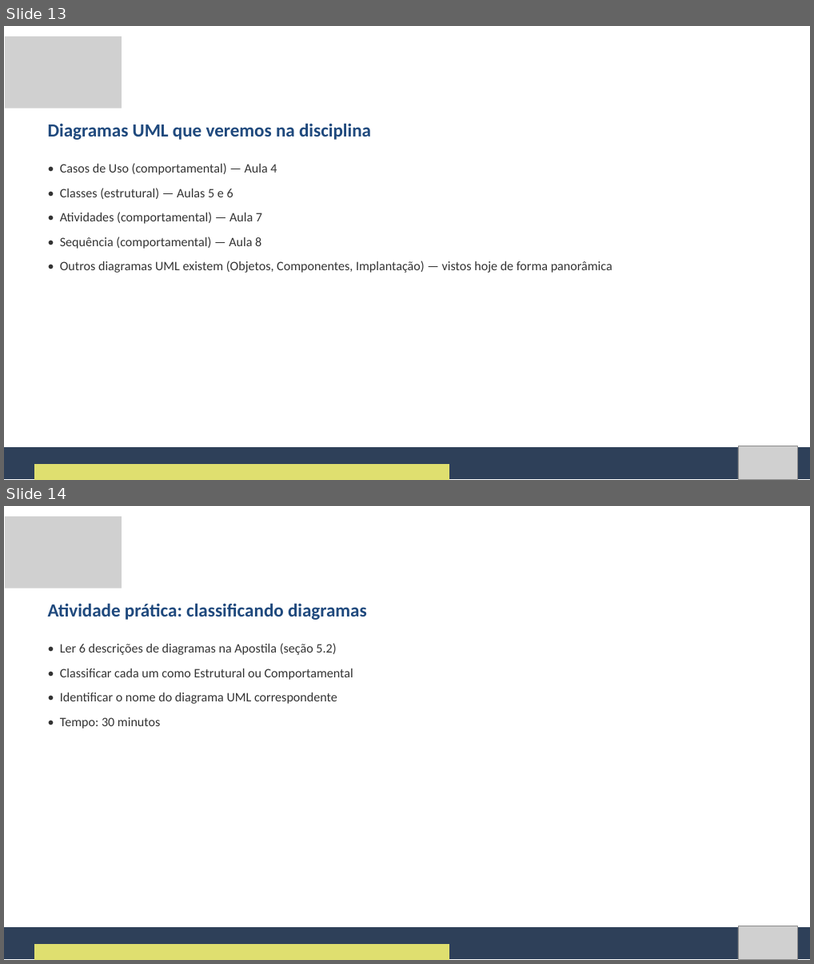
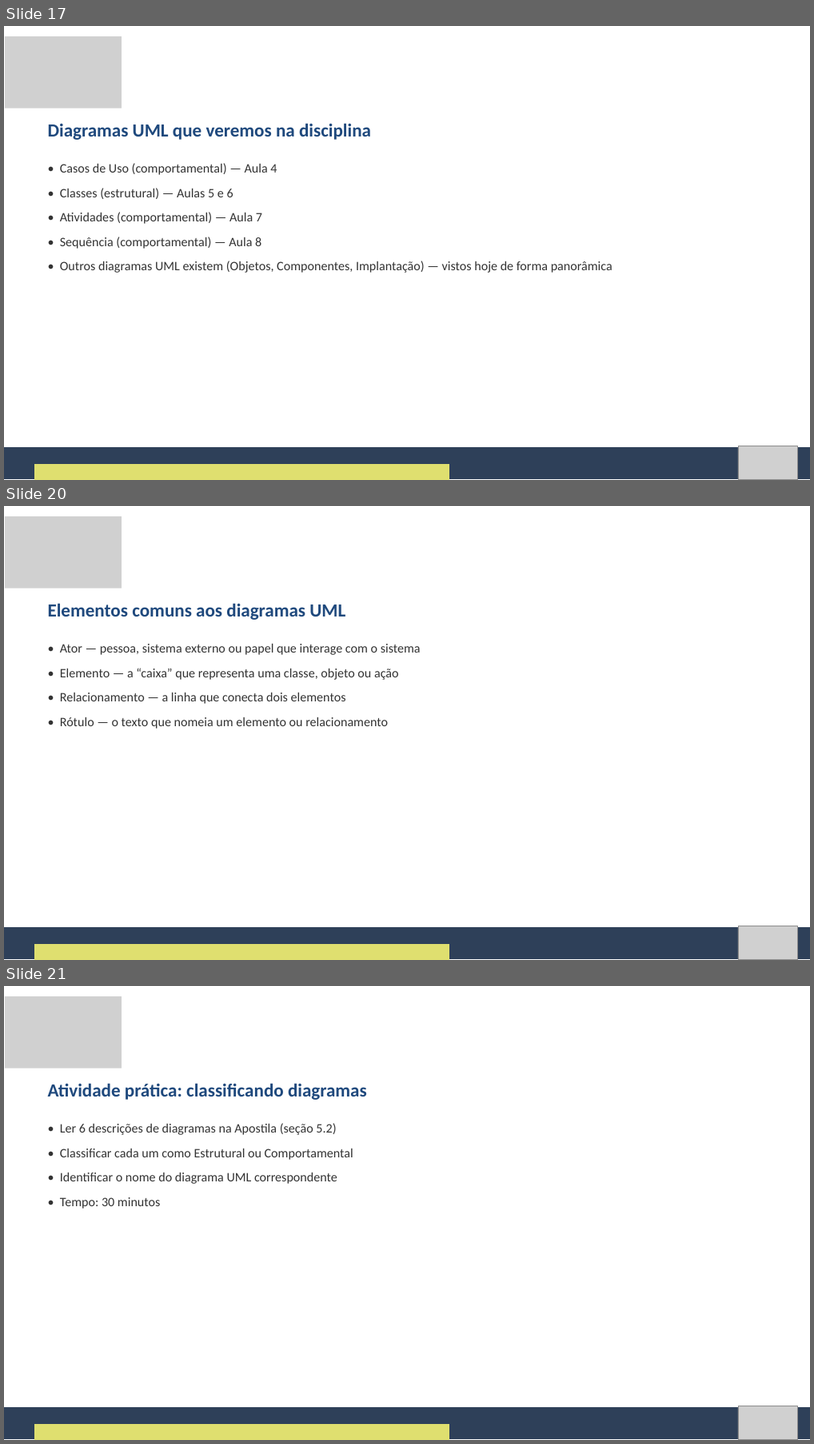
Before and after one commit to Natan20/Curso-Modelagem-De-Sistemas-Material, a slide deck: Aula 03 - 11-09-2026/Aula 3 - Slides.pptx. Shown one above the other, each under a label of ours: slides 13 and 14 before the commit, slides 17, 20 and 21 after it; the slides between them are not shown. The pictures are 814x964 and 814x1444 pixels, drawn with LibreOffice and Linux fonts; fonts in the diff are those of the drawing; grey boxes stand for pictures. Boxes give left, top, right and bottom in pixels: in the first picture for what was removed or moved away, otherwise in the second. Text is boxed around its words. In the diff, an @@ line names an element or a change of style, - is before the commit and + after.

```diff
--- a/Aula 03 - 11-09-2026/Aula 3 - Slides.pptx
+++ b/Aula 03 - 11-09-2026/Aula 3 - Slides.pptx
@@ slide 20 added at [4,506,810,960], background #FFFFFF @@
@@ picture added at [5,516,122,588] @@
@@ text added at [48,603,346,620], 33 pt, text #1F497D, bold @@
+Elementos comuns aos diagramas UML
@@ text added at [60,644,421,728], 23 pt, text #333333 @@
+• Ator — pessoa, sistema externo ou papel que interage com o sistema
+• Elemento — a “caixa” que representa uma classe, objeto ou ação
+• Relacionamento — a linha que conecta dois elementos
+• Rótulo — o texto que nomeia um elemento ou relacionamento
@@ freeform shape added at [4,927,810,959], fill #2E4059 @@
@@ picture added at [738,926,798,959] @@
@@ freeform shape added at [34,944,450,960], fill #DFDF6F @@
@@ what was slide 13 is now slide 17 @@
@@ what was slide 14 is now slide 21 @@
```
Also in this commit, not shown: 6 other slides added, 12 other files.
